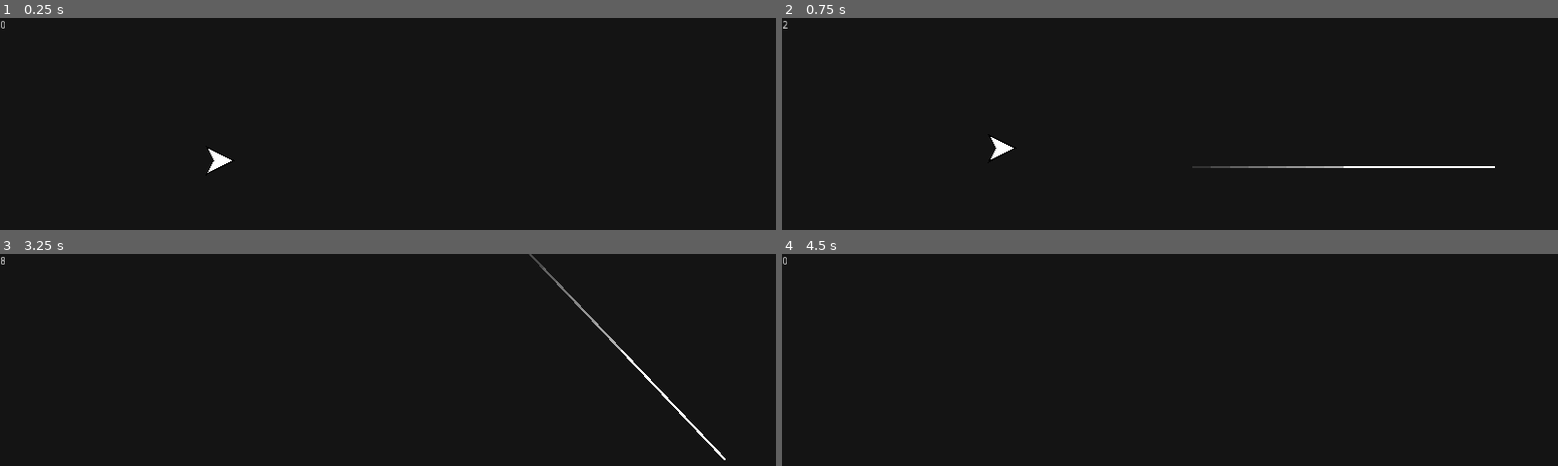
Above: before the commit, frames 1-4 (two rows, left to right).
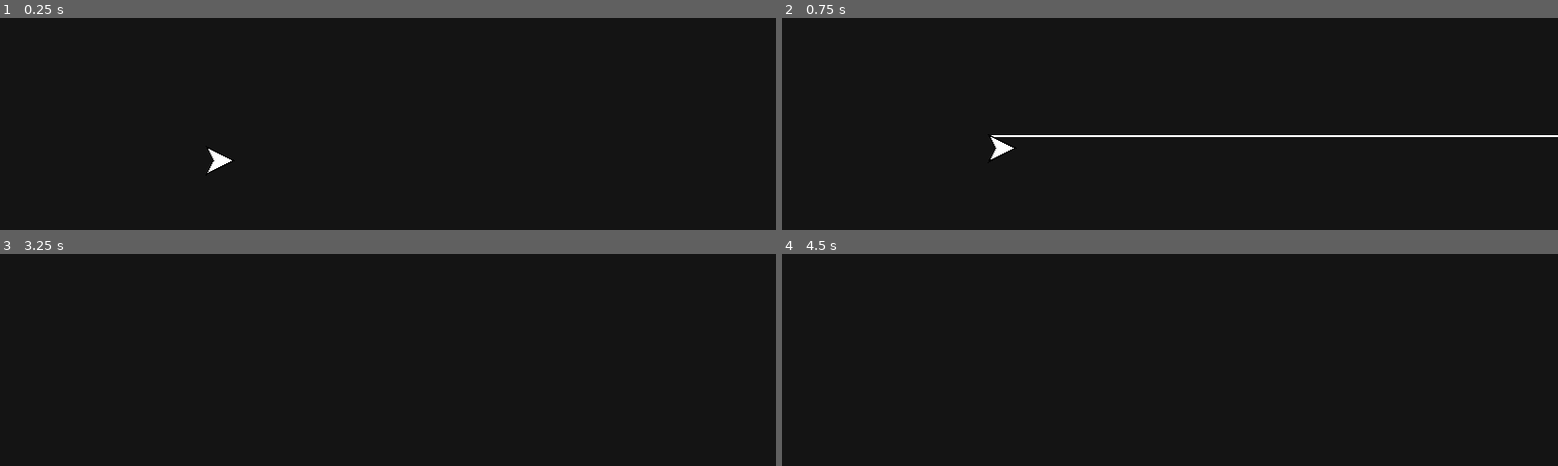
Above: after the commit, the same moments.

Repository: Jellonator/04-Space-Shooter
Game: Godot game, scene res://World/Game.tscn
Two runs of this game, one before a commit and one after it. Both use one fixed random seed, a clock stepped at 60 frames per second and the inputs below.
Inputs (mouse positions are in pixels of both pictures, inside the frame that each line leads up to):
- Up to frame 1 (0.25 s): no input
- Up to frame 2 (0.75 s): tap Enter at 0.5 s; move the mouse to (outside the picture) at 0.52 s; hold W (move_up) from 0.53 s (still down); hold Shift (action_shoot) from 0.53 s (still down)
- Up to frame 3 (3.25 s): tap Home (ui_home) at 0.8, 1.35, 2.3 s; move the mouse to (outside the picture) at 1.27 s; release Shift (action_shoot) at 1.28 s; tap Shift (action_shoot) at 1.55, 3.05 s; tap Space at 2 s; move the mouse to (155, 413) at 2.02 s; release W (move_up) at 2.03 s; hold Shift (action_shoot) 2.03-2.78 s; hold A (move_left) from 2.03 s (still down); tap Enter at 2.75 s; move the mouse to (outside the picture) at 2.77 s; tap Down (look_down) at 2.85 s
- Up to frame 4 (4.5 s): tap Space at 3.5 s; move the mouse to (1053, 366) at 3.52 s; release A (move_left) at 3.53 s; hold S (move_down) 3.53-4.28 s; hold Left (look_left) 3.53-4.28 s; tap Home (ui_home) at 3.8 s; tap Enter at 4.25 s; move the mouse to (1340, 457) at 4.27 s; hold D (move_right) from 4.28 s (still down); tap Right (look_right) at 4.35 s

The runs differ from the first frame. In frame 1, less than 0.1% of the frame differs, in the area x 0-1%, y 1-6%; in frame 2, 1.0%, in the area x 0-100%, y 1-71%; in frame 3, 0.4%; in frame 4, less than 0.1%.

Commit message:
I guess this is good enough

Diff:
--- a/Object/Player/Player.gd
+++ b/Object/Player/Player.gd
@@ -3,7 +3,7 @@
 const FRICTION := 400
 const ACCELERATION := 400
 const MAX_SPEED := 800
-const SHOTS_PER_SECOND := 8.0
+const SHOTS_PER_SECOND := 10.0
 
 enum ControlType {MOUSE, KEYBOARD}
 
@@ -43,10 +43,11 @@
 		shot_timer -= delta * SHOTS_PER_SECOND
 		while shot_timer <= 0.0:
 			shot_timer += 1.0
-			var shoot_from := shoot_locations[shoot_i].global_position as Vector2
+			var shootparent = shoot_locations[shoot_i]
+			var shoot_from := shootparent.global_position as Vector2
 			shoot_i = (shoot_i + 1) % shoot_locations.size()
 			var shot_direction := Vector2(1, 0).rotated(self.global_rotation)
 			var shot_target := shoot_from + shot_direction * 10000
-			brender.add_bullet(shoot_from, shot_target)
+			brender.add_bullet(shoot_from, shot_target, shootparent)
 	else:
 		shot_timer = max(0.0, shot_timer - delta * SHOTS_PER_SECOND)
--- a/Util/BulletRenderer.gd
+++ b/Util/BulletRenderer.gd
@@ -1,55 +1,52 @@
 extends Node2D
 
 var bullets := []
-const BULLET_SPEED = 8000
-const DRAW_LENGTH = 200
+const BULLET_LIFE_TIME := 1.0/20.0
 var font: Font
+var gradient: Gradient = Gradient.new()
 
 class BulletData:
 	var frompos: Vector2
 	var topos: Vector2
-	var position: float = 0
-	func _init(frompos: Vector2, topos: Vector2):
+	var life: float = 1
+	var firstframe: bool = true
+	var parent
+	func _init(frompos: Vector2, topos: Vector2, parent):
 		self.frompos = frompos
 		self.topos = topos
-		self.position = 0
+		self.parent = parent
 	func length() -> float:
 		return frompos.distance_to(topos)
 
 func _ready():
+	gradient.set_color(0, Color(0, 0, 0, 0))
+	gradient.add_point(0.25, Color.red)
+	gradient.add_point(0.5, Color.orange)
+	gradient.add_point(0.75, Color.yellow)
 	var control := Control.new()
 	font = control.get_font("font")
 	control.free()
 
-func add_bullet(frompos: Vector2, topos: Vector2):
-	bullets.append(BulletData.new(frompos, topos))
+func add_bullet(frompos: Vector2, topos: Vector2, parent):
+	bullets.append(BulletData.new(frompos, topos, parent))
 
 func _process(delta):
 	update()
-	if Input.is_action_pressed("ui_home"):
-		return
 	var i := 0
 	while i < bullets.size():
 		var bullet: BulletData = bullets[i] as BulletData
-		bullet.position += delta * BULLET_SPEED
-		if bullet.position > bullet.length():
+		if not bullet.firstframe:
+			bullet.life -= delta / BULLET_LIFE_TIME
+		else:
+			bullet.firstframe = false
+		if bullet.life <= 0:
 			bullets.remove(i)
 		else:
 			i = i + 1
 
 func _draw():
-	draw_string(font, Vector2(0, font.get_height()), str(self.bullets.size()))
 	for bullet in bullets:
-		var startf = bullet.position
-		var endf = max(0.0, startf - DRAW_LENGTH)
-		var startv = bullet.frompos.linear_interpolate(bullet.topos, startf / bullet.length())
-		var endv = bullet.frompos.linear_interpolate(bullet.topos, endf / bullet.length())
-		var opacity := 1.0
-		if startf < 400:
-			opacity = clamp(lerp(0.0, 1.0, (startf - 300)/100.0), 0, 1)
-		draw_line(startv, endv, Color(1, 1, 1, opacity), 3, false)
-		for i in range(8):
-			var amt = (i + 1) / 8.0
-			var newf = max(0.0, endf - amt * DRAW_LENGTH)
-			var newv = bullet.frompos.linear_interpolate(bullet.topos, newf / bullet.length())
-			draw_line(endv, newv, Color(1, 1, 1, opacity / 8.0), 3, false)
+		var frompos = bullet.frompos
+		if bullet.parent != null:
+			frompos = bullet.parent.global_position
+		draw_line(frompos, bullet.topos, gradient.interpolate(bullet.life), 3, false)
